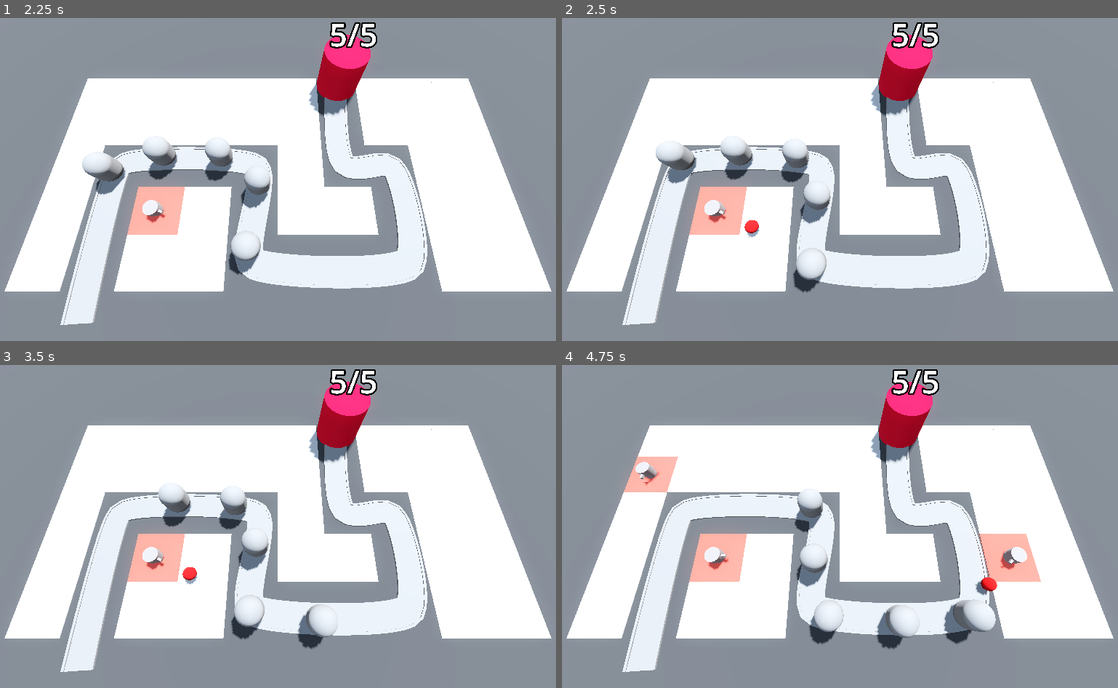
Above: before the commit, frames 1-4 (two rows, left to right).
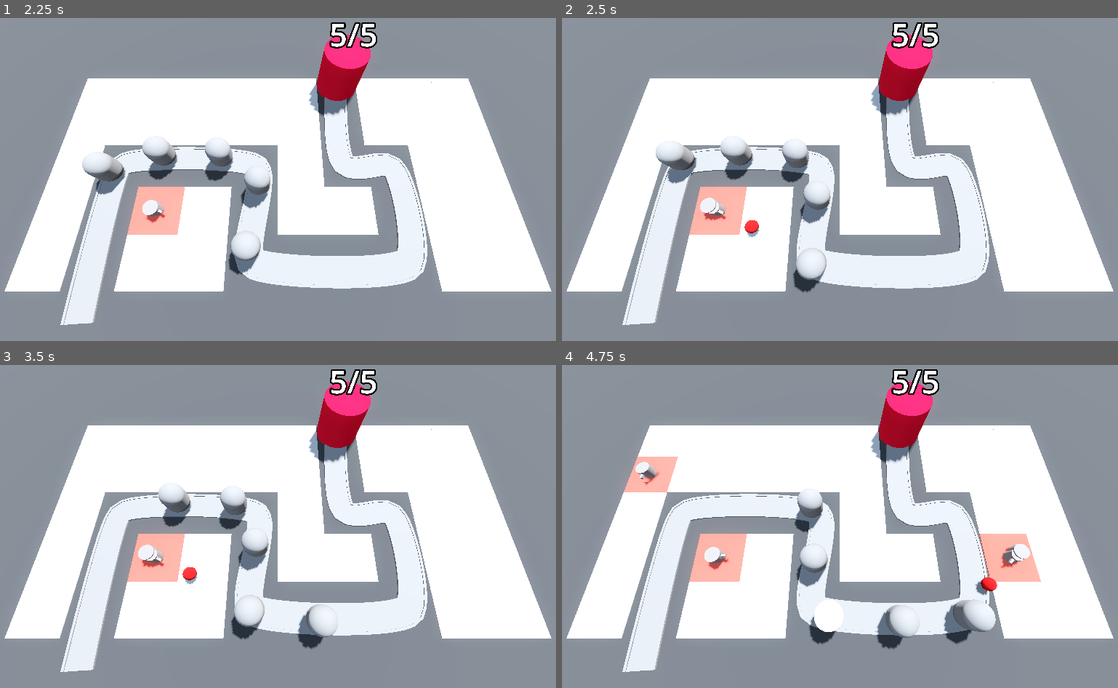
Above: after the commit, the same moments.

Repository: DTNevaeha/TD_Game
Game: Godot game, scene res://BaseLevel.tscn
Two runs of this game, one before a commit and one after it. Both use one fixed random seed, a clock stepped at 60 frames per second and the inputs below.
Inputs (mouse positions are in pixels of both pictures, inside the frame that each line leads up to):
- Up to frame 1 (2.25 s): move the mouse to (405, 160) at 0.52 s; click (405, 160) at 0.6 s; move the mouse to (161, 192) at 1.27 s; click (161, 192) at 1.35 s; move the mouse to (333, 105) at 2.02 s; click (333, 105) at 2.1 s
- Up to frame 2 (2.5 s): no input
- Up to frame 3 (3.5 s): move the mouse to (250, 591) at 2.77 s; click (250, 591) at 2.85 s
- Up to frame 4 (4.75 s): move the mouse to (1012, 574) at 3.52 s; click (1012, 574) at 3.6 s; move the mouse to (667, 474) at 4.27 s; click (667, 474) at 4.35 s

Frame 1 is identical in both runs. In frame 2, 0.1% of the frame differs, in the area x 24-30%, y 55-64%; in frame 3, 0.1%; in frame 4, 0.4%, in the area x 45-85%, y 55-83%.

Commit message:
Turrets now have an animation when they fire

Diff:
--- a/Enemy/enemy.gd
+++ b/Enemy/enemy.gd
@@ -4,9 +4,12 @@
 @export var speed: float = 2.5
 
 @onready var base = get_tree().get_first_node_in_group("base")
+@onready var animation_player: AnimationPlayer = $AnimationPlayer
 
 var current_health: int:
 	set(health_in):
+		if health_in < current_health:
+			animation_player.play("TakeDamage")
 		current_health = health_in
 		if current_health < 1:
 			queue_free()
--- a/Enemy/enemy.tscn
+++ b/Enemy/enemy.tscn
@@ -6,9 +6,50 @@
 radius = 1.0
 height = 3.0
 
+[sub_resource type="StandardMaterial3D" id="StandardMaterial3D_3ea3a"]
+no_depth_test = true
+shading_mode = 0
+
 [sub_resource type="CapsuleShape3D" id="CapsuleShape3D_sw1l0"]
 radius = 1.0
 height = 3.0
+
+[sub_resource type="Animation" id="Animation_u5old"]
+resource_name = "TakeDamage"
+length = 0.1
+tracks/0/type = "value"
+tracks/0/imported = false
+tracks/0/enabled = true
+tracks/0/path = NodePath("DamageHighlight:visible")
+tracks/0/interp = 1
+tracks/0/loop_wrap = true
+tracks/0/keys = {
+"times": PackedFloat32Array(0, 0.1),
+"transitions": PackedFloat32Array(1, 1),
+"update": 1,
+"values": [true, false]
+}
+
+[sub_resource type="Animation" id="Animation_6ng68"]
+length = 0.001
+tracks/0/type = "value"
+tracks/0/imported = false
+tracks/0/enabled = true
+tracks/0/path = NodePath("DamageHighlight:visible")
+tracks/0/interp = 1
+tracks/0/loop_wrap = true
+tracks/0/keys = {
+"times": PackedFloat32Array(0),
+"transitions": PackedFloat32Array(1),
+"update": 1,
+"values": [false]
+}
+
+[sub_resource type="AnimationLibrary" id="AnimationLibrary_hwfi3"]
+_data = {
+"RESET": SubResource("Animation_6ng68"),
+"TakeDamage": SubResource("Animation_u5old")
+}
 
 [node name="Enemy" type="PathFollow3D"]
 transform = Transform3D(0.999995, 0, 0, 0, 1, 0, 0, 0, 0.999995, 0, 0, 0)
@@ -20,8 +61,19 @@
 transform = Transform3D(1, 0, 0, 0, 1, 0, 0, 0, 1, 0, 1.5, 0)
 mesh = SubResource("CapsuleMesh_umi3p")
 
+[node name="DamageHighlight" type="MeshInstance3D" parent="."]
+transform = Transform3D(1, 0, 0, 0, 1, 0, 0, 0, 1, 0, 1.5, 0)
+visible = false
+mesh = SubResource("CapsuleMesh_umi3p")
+surface_material_override/0 = SubResource("StandardMaterial3D_3ea3a")
+
 [node name="EnemyArea3D" type="Area3D" parent="." groups=["enemy_area"]]
 
 [node name="CollisionShape3D" type="CollisionShape3D" parent="EnemyArea3D"]
 transform = Transform3D(1, 0, 0, 0, 1, 0, 0, 0, 1, 0, 1.5, 0)
 shape = SubResource("CapsuleShape3D_sw1l0")
+
+[node name="AnimationPlayer" type="AnimationPlayer" parent="."]
+libraries = {
+"": SubResource("AnimationLibrary_hwfi3")
+}
--- a/Turret/turret.gd
+++ b/Turret/turret.gd
@@ -8,6 +8,7 @@
 var target: PathFollow3D
 
 @onready var turret_top: MeshInstance3D = $TurretBase/TurretTop
+@onready var animation_player: AnimationPlayer = $AnimationPlayer
 
 
 func _physics_process(_delta: float) -> void:
@@ -22,6 +23,7 @@
         add_child(shot)
         shot.global_position = turret_top.global_position
         shot.direction = global_transform.basis.z # Basis.z makes it so the turret fires in the direction the turret faces.
+        animation_player.play("fire")
 
 
 func find_best_target() -> PathFollow3D:
--- a/Turret/turret.tscn
+++ b/Turret/turret.tscn
@@ -13,6 +13,43 @@
 
 [sub_resource type="BoxMesh" id="BoxMesh_iu4n4"]
 size = Vector3(0.2, 0.2, 0.5)
+
+[sub_resource type="Animation" id="Animation_o3g1d"]
+resource_name = "fire"
+length = 0.3
+tracks/0/type = "value"
+tracks/0/imported = false
+tracks/0/enabled = true
+tracks/0/path = NodePath("TurretBase/TurretTop:position")
+tracks/0/interp = 1
+tracks/0/loop_wrap = true
+tracks/0/keys = {
+"times": PackedFloat32Array(0, 0.3),
+"transitions": PackedFloat32Array(1, 1),
+"update": 0,
+"values": [Vector3(0, 0.3, -0.6), Vector3(0, 0.3, 0)]
+}
+
+[sub_resource type="Animation" id="Animation_qi6ku"]
+length = 0.001
+tracks/0/type = "value"
+tracks/0/imported = false
+tracks/0/enabled = true
+tracks/0/path = NodePath("TurretBase/TurretTop:position")
+tracks/0/interp = 1
+tracks/0/loop_wrap = true
+tracks/0/keys = {
+"times": PackedFloat32Array(0),
+"transitions": PackedFloat32Array(1),
+"update": 0,
+"values": [Vector3(0, 0.3, 0)]
+}
+
+[sub_resource type="AnimationLibrary" id="AnimationLibrary_yebcv"]
+_data = {
+"RESET": SubResource("Animation_qi6ku"),
+"fire": SubResource("Animation_o3g1d")
+}
 
 [node name="Turret" type="Node3D"]
 script = ExtResource("1_o5uq5")
@@ -33,4 +70,9 @@
 [node name="Timer" type="Timer" parent="."]
 autostart = true
 
+[node name="AnimationPlayer" type="AnimationPlayer" parent="."]
+libraries = {
+"": SubResource("AnimationLibrary_yebcv")
+}
+
 [connection signal="timeout" from="Timer" to="." method="_on_timer_timeout"]
Not shown: 1 places in Enemy/enemy.tscn that only renumber resources
Not shown: 4 places in MeshLibraries/SpaceLibraries.tres that only renumber resources
Not shown: 1 places in Turret/turret.tscn that only renumber resources
